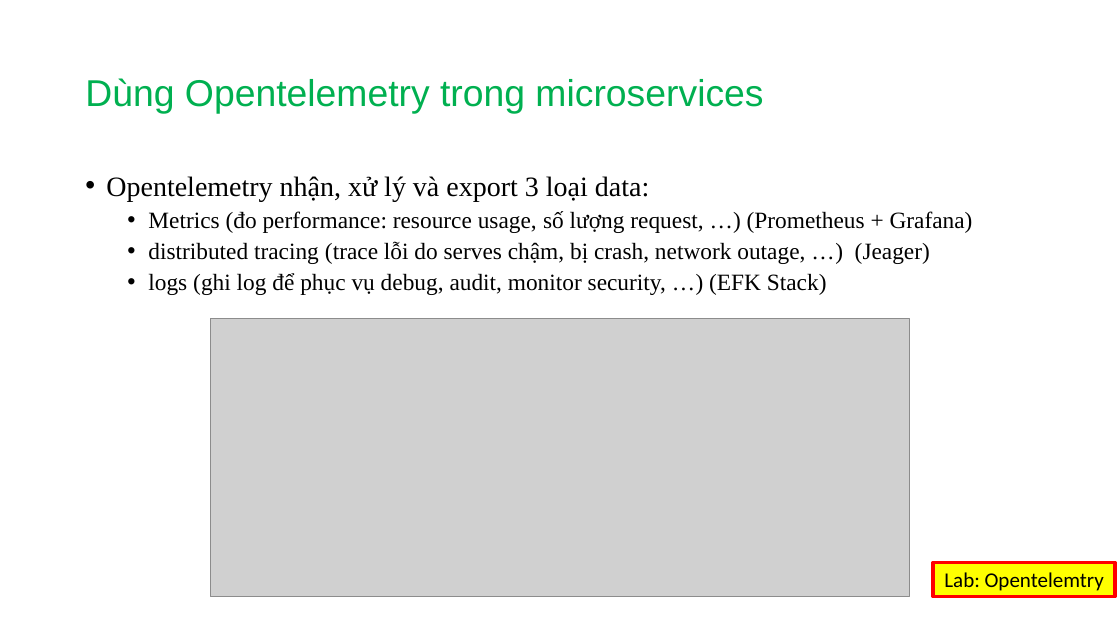
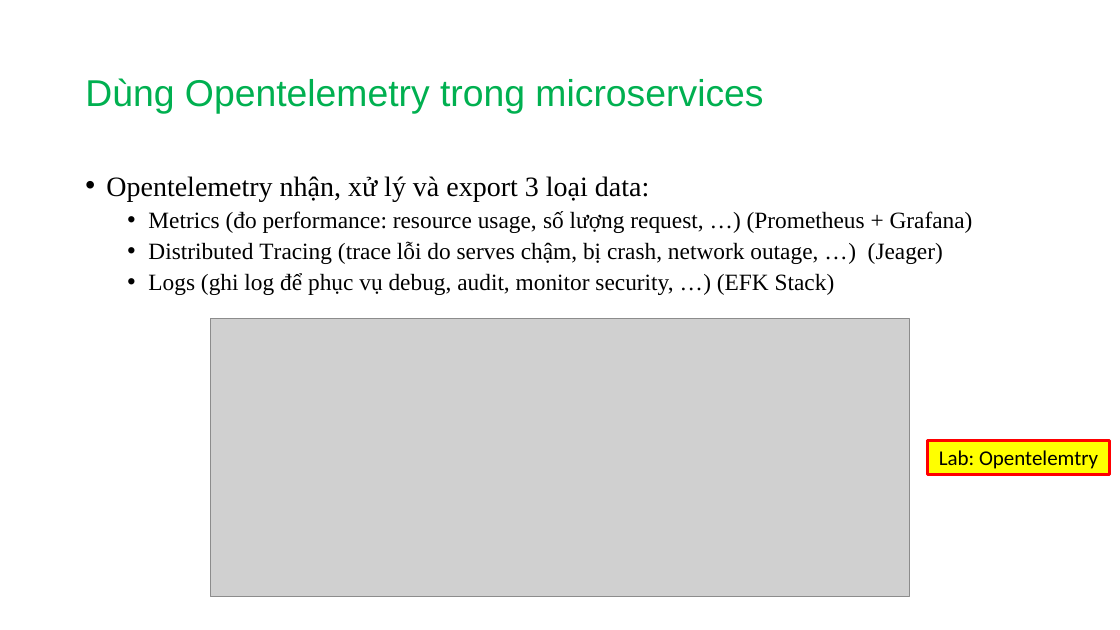
Before and after one commit to tuanndd/microservices-labs, a slide deck: slide 3 of module-6/Choosing-a-Microservices-Deployment-Strategy.pptx. Drawn at 1120x630 pixels with LibreOffice and Linux fonts; fonts in the diff are those of the drawing; grey boxes stand for pictures. Boxes give left, top, right and bottom in pixels: in the first picture for what was removed or moved away, otherwise in the second. Text is boxed around its words. In the diff, an @@ line names an element or a change of style, - is before the commit and + after.

Commit message:
update slide

```diff
--- a/module-6/Choosing-a-Microservices-Deployment-Strategy.pptx
+++ b/module-6/Choosing-a-Microservices-Deployment-Strategy.pptx
@@ text at [148, 241, 943, 295]: text changed @@
-  • distributed tracing (trace lỗi do serves chậm, bị crash, network outage, …) (Jeager)
-  • logs (ghi log để phục vụ debug, audit, monitor security, …) (EFK Stack)
+  • Distributed Tracing (trace lỗi do serves chậm, bị crash, network outage, …) (Jeager)
+  • Logs (ghi log để phục vụ debug, audit, monitor security, …) (EFK Stack)
@@ rectangle "Lab: Opentelemtry": place and size @@
-rectangle "Lab: Opentelemtry" at [933, 563, 1116, 597]
+rectangle "Lab: Opentelemtry" at [928, 441, 1110, 475]
```
Also in this commit, not shown: 3 other slides changed, 7 other files.
